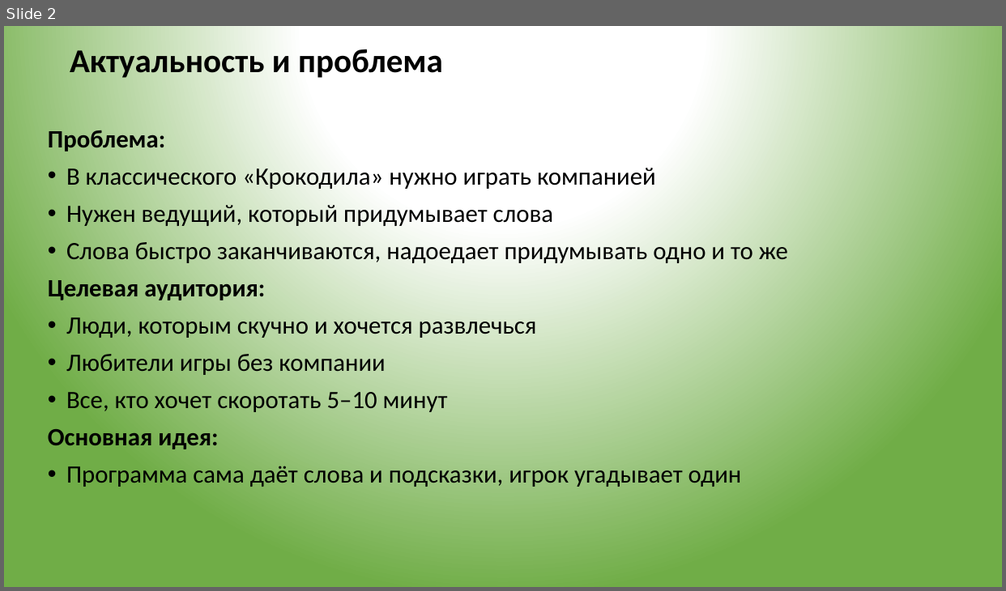
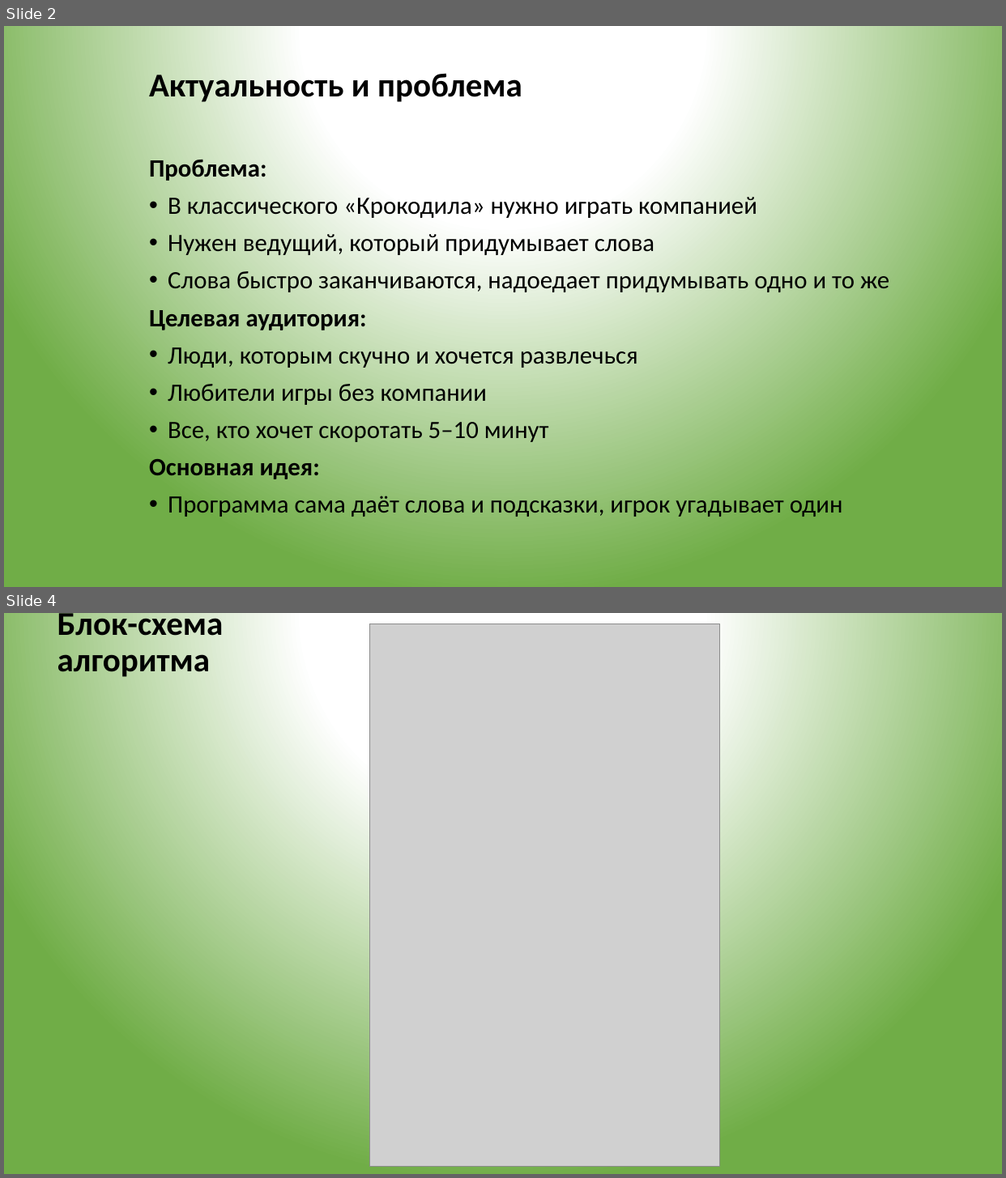
Before and after one commit to venterrsst/App-project, a slide deck: Проект_ОП03_Федоткина.pptx. Shown one above the other, each under a label of ours: slide 2 before the commit, slides 2 and 4 after it; the slides between them are not shown. The pictures are 1006x591 and 1006x1178 pixels, drawn with LibreOffice and Linux fonts; fonts in the diff are those of the drawing; grey boxes stand for pictures. Boxes give left, top, right and bottom in pixels: in the first picture for what was removed or moved away, otherwise in the second. Text is boxed around its words. In the diff, an @@ line names an element or a change of style, - is before the commit and + after.

```diff
--- a/Проект_ОП03_Федоткина.pptx
+++ b/Проект_ОП03_Федоткина.pptx
@@ slide 4 added at (4, 613, 1002, 1174), background gradient #FFFFFF to #70AD47 @@
@@ title added at (57, 613, 224, 679), 32 pt, text #000000, bold @@
+Блок-схема алгоритма
@@ picture added at (370, 624, 720, 1167) @@
@@ slide 2 changed as well @@
@@ title "Актуальность и проблема": place and size @@
-title "Актуальность и проблема" at (70, 45, 443, 81)
+title "Актуальность и проблема" at (149, 69, 522, 105)
@@ text "Проблема:": place and size @@
-text "Проблема:" at (48, 126, 788, 487)
+text "Проблема:" at (149, 156, 889, 517)
```
Also in this commit, not shown: 5 other slides changed, 1 other slide added, 2 slides removed, 1 other file.
